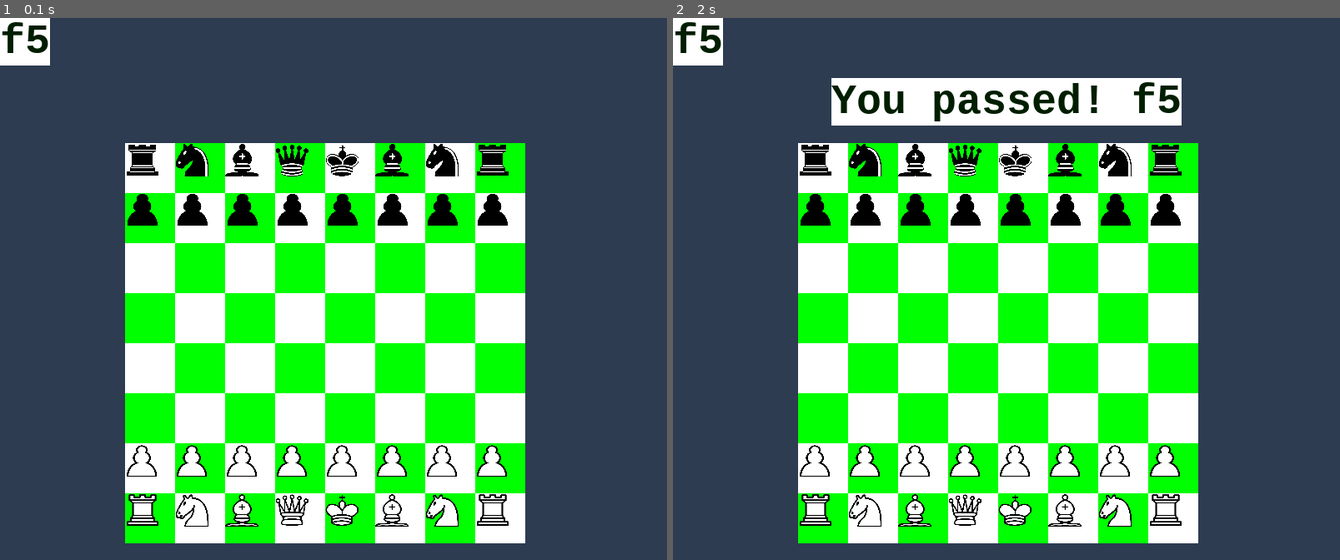
Above: before the commit, frames 1-2 (left to right).
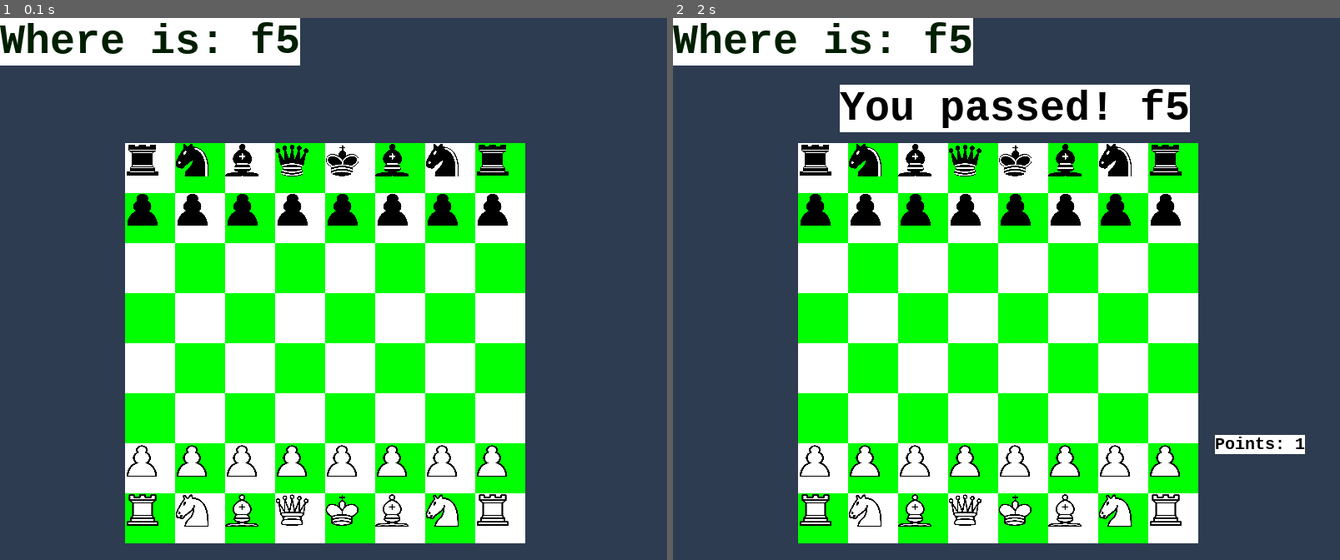
Above: after the commit, the same moments.

Repository: Paravati/LearningChessWithFun
Game: pygame game, started from chessBoardTest_15_09.py
Same seed, same stepped clock (60 frames per second), same inputs: the game is played once before the commit and once after it.
Inputs (mouse positions are in pixels of both pictures, inside the frame that each line leads up to):
- Up to frame 1 (0.1 s): no input
- Up to frame 2 (2 s): click (1006, 289) at 0.38 s; click (1086, 337) at 1.72 s

The runs differ from the first frame. In frame 1, 3.5% of the frame differs, in the area x 0-45%, y 0-9%; in frame 2, 7.2%, in the area x 0-95%, y 0-81%.

Commit message:
reformatting code

Diff:
--- a/chessBoardTest_15_09.py
+++ b/chessBoardTest_15_09.py
@@ -24,6 +24,7 @@
     surface = pygame.display.set_mode((800, 650))
     surface.fill((45, 60, 80))
     myFont = pygame.font.SysFont("Courier", 50, bold=True)
+    mySmallFont = pygame.font.SysFont("Courier", 20, bold=True)
 
     fieldForUser = generateFieldForUser(board_field_names)  # initialization a first quest for user
     the_text = myFont.render(generateText(fieldForUser), True, (0, 30, 0), (255, 255, 255))
@@ -31,13 +32,24 @@
     surface.blit(the_text, textRect1)
     chessBoard = chessboardSquareNotation(n, sq_sz, x_offset_of_Board, y_offset_of_Board, generateFieldNames(n))
     print(chessBoard)
+    userPoints = 0
+    while True:
+        # Draw a fresh background (a blank chess board)
+        for row in range(n):  # Draw each row of the board.
+            c_indx = row % 2  # Change starting color on each row
+            for col in range(n):  # Run through cols drawing squares
+                the_square = (col * sq_sz + x_offset_of_Board, row * sq_sz + y_offset_of_Board, sq_sz, sq_sz)
+                surface.fill(colors[c_indx], the_square)
+                c_indx = (c_indx + 1) % 2
 
-    while True:
-        # surface = insertFiguresIntoChessboard(whiteFigures, blackFigures, surface, chessBoard)
+        insertFiguresIntoChessboard(whiteFigures, blackFigures, surface, chessBoard)
+
         # Look for an event from keyboard, mouse, etc.
-        newText = myFont.render(generateText(fieldForUser), True, (0, 30, 0), (255, 255, 255))
+        newText = myFont.render("Where is: " + generateText(fieldForUser), True, (0, 30, 0), (255, 255, 255))
         surface.blit(newText, textRect1)
+
         ev = pygame.event.poll()
+
         if ev.type == pygame.QUIT:
             break
         if ev.type == pygame.MOUSEBUTTONDOWN:
@@ -46,22 +58,13 @@
             print(pos_of_click)
             field_name = getNameOfField(board_field_names, pos_of_click, x_offset_of_Board, y_offset_of_Board, sq_sz)
             if field_name == fieldForUser:
-                the_text = myFont.render(generateText("You passed! " + field_name), True, (0, 30, 0), (255,255,255))
-                textRect = the_text.get_rect()
-                print(textRect)
-                textRect.center = (800 // 2,  100)
-                surface.blit(the_text, textRect)
+                the_text = myFont.render(generateText("You passed! " + field_name), True, (0, 0, 0), (255,255,255))
+                userPoints += 1
+                textWithPoints = mySmallFont.render("Points: " + str(userPoints), True, (0, 0, 0), (255,255,255))
+                surface.blit(textWithPoints, (650,500))
+                surface.blit(the_text, (200,80))
                 fieldForUser = generateFieldForUser(board_field_names)
 
-        # Draw a fresh background (a blank chess board)
-        for row in range(n):           # Draw each row of the board.
-            c_indx = row % 2           # Change starting color on each row
-            for col in range(n):       # Run through cols drawing squares
-                the_square = (col*sq_sz+x_offset_of_Board, row*sq_sz+y_offset_of_Board, sq_sz, sq_sz)
-                surface.fill(colors[c_indx], the_square)
-                c_indx = (c_indx + 1) % 2
-
-        insertFiguresIntoChessboard(whiteFigures, blackFigures, surface, chessBoard)
         pygame.display.flip()  # displaying pygame window
     pygame.quit()
 
